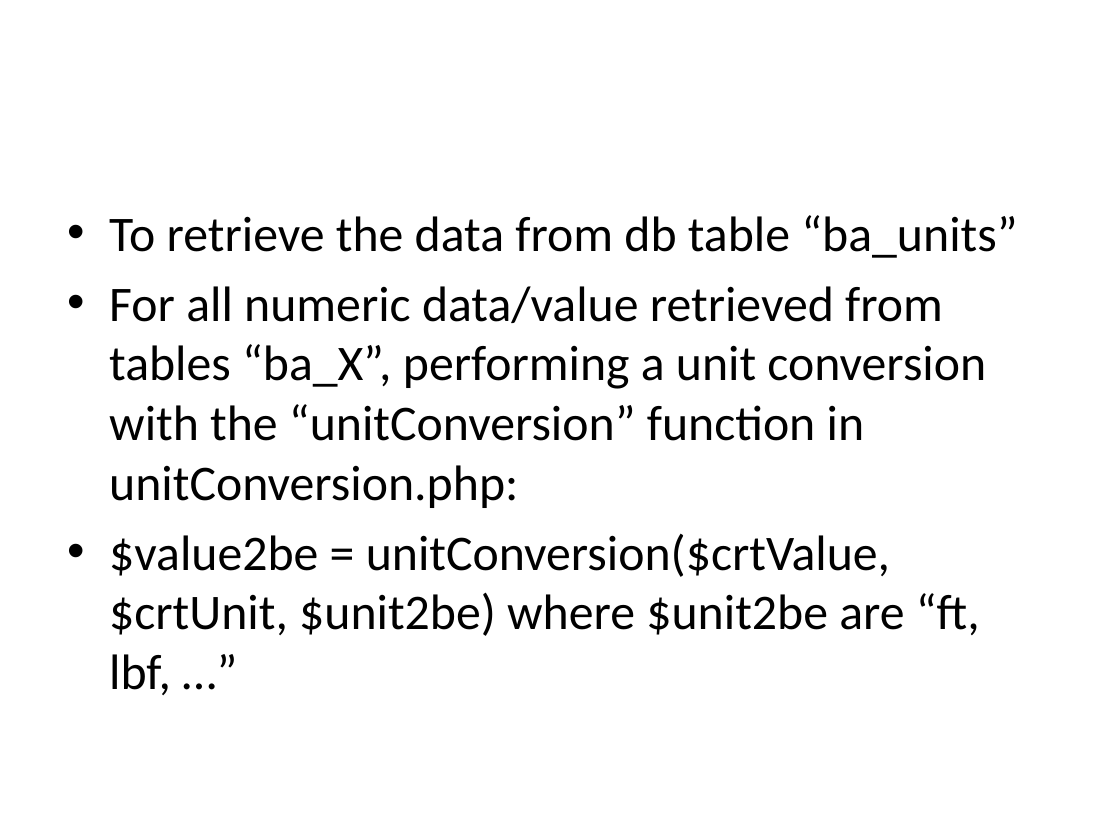
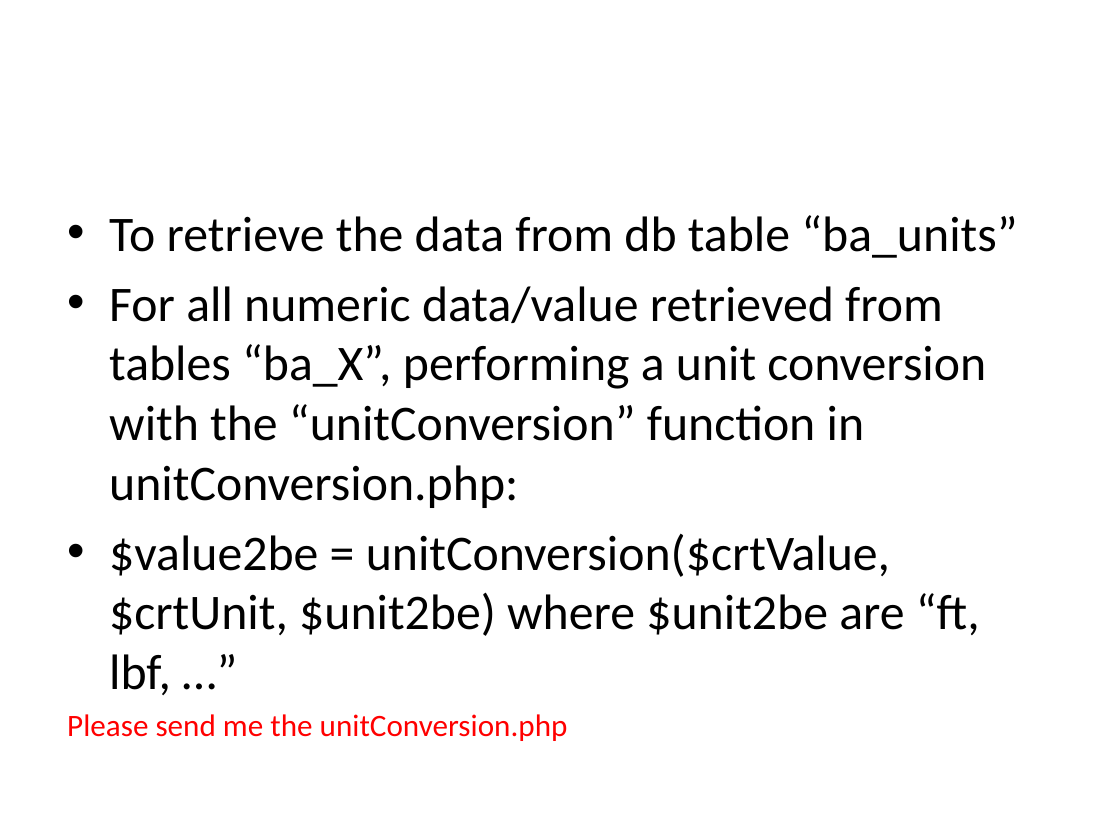
Before and after one commit to lightbringer1991/Projects, a slide deck: slide 5 of PHP_Process_Data_From_MySQL/beam_analysis/requirements_25022016/spec.pptx. Drawn at 1120x840 pixels with LibreOffice and Linux fonts; fonts in the diff are those of the drawing. Boxes give left, top, right and bottom in pixels: in the first picture for what was removed or moved away, otherwise in the second. Text is boxed around its words. In the diff, an @@ line names an element or a change of style, - is before the commit and + after.

```diff
--- a/PHP_Process_Data_From_MySQL/beam_analysis/requirements_25022016/spec.pptx
+++ b/PHP_Process_Data_From_MySQL/beam_analysis/requirements_25022016/spec.pptx
@@ text at (67, 714, 568, 741): paragraph added @@
+Please send me the unitConversion.php
```
Also in this commit, not shown: 6 other slides changed, 12 other files.
